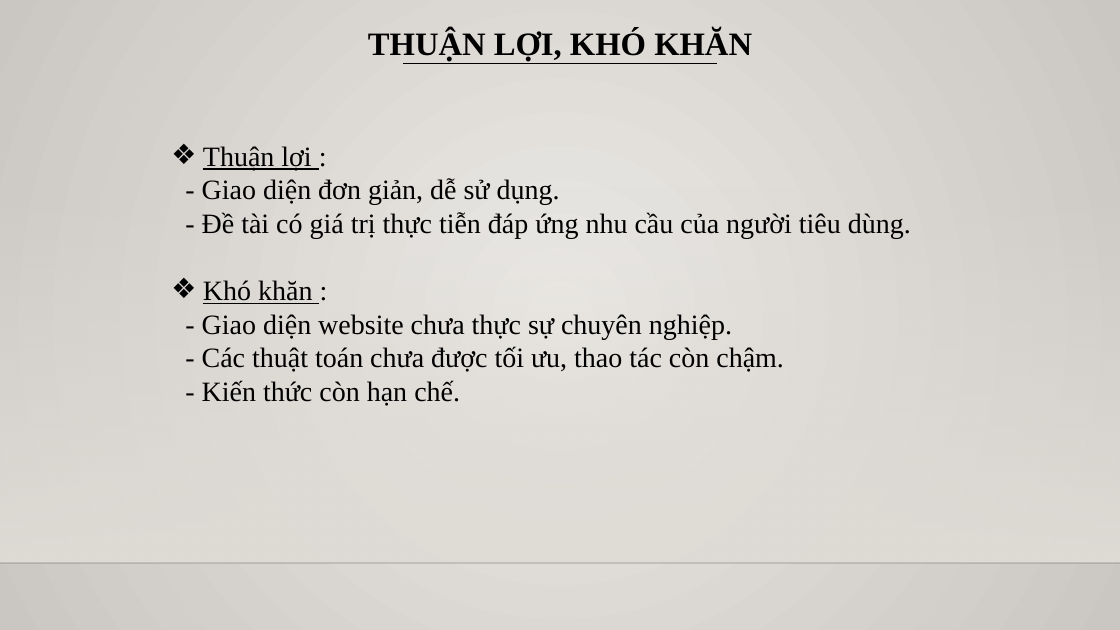
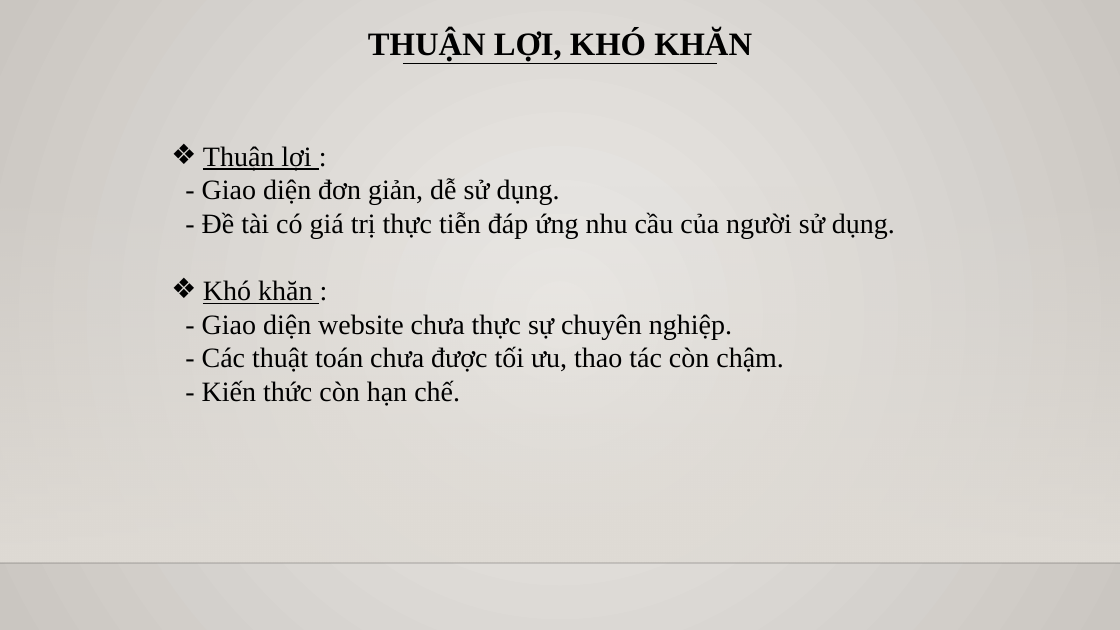
Before and after one commit to cnpm-nhom-15/QuanLyPhongTro, a slide deck: slide 10 of Báo-cáo-đồ-án-công-nghệ-phần-mềm.pptx. Drawn at 1120x630 pixels with LibreOffice and Linux fonts; fonts in the diff are those of the drawing; background and template pictures are left out. Boxes give left, top, right and bottom in pixels: in the first picture for what was removed or moved away, otherwise in the second. Text is boxed around its words. In the diff, an @@ line names an element or a change of style, - is before the commit and + after.

```diff
--- a/Báo-cáo-đồ-án-công-nghệ-phần-mềm.pptx
+++ b/Báo-cáo-đồ-án-công-nghệ-phần-mềm.pptx
@@ text at (202,212,895,238): text changed @@
-- Đề tài có giá trị thực tiễn đáp ứng nhu cầu của người tiêu dùng.
+- Đề tài có giá trị thực tiễn đáp ứng nhu cầu của người sử dụng.
```
Also in this commit, not shown: 1 other slide changed, 2 other files.
